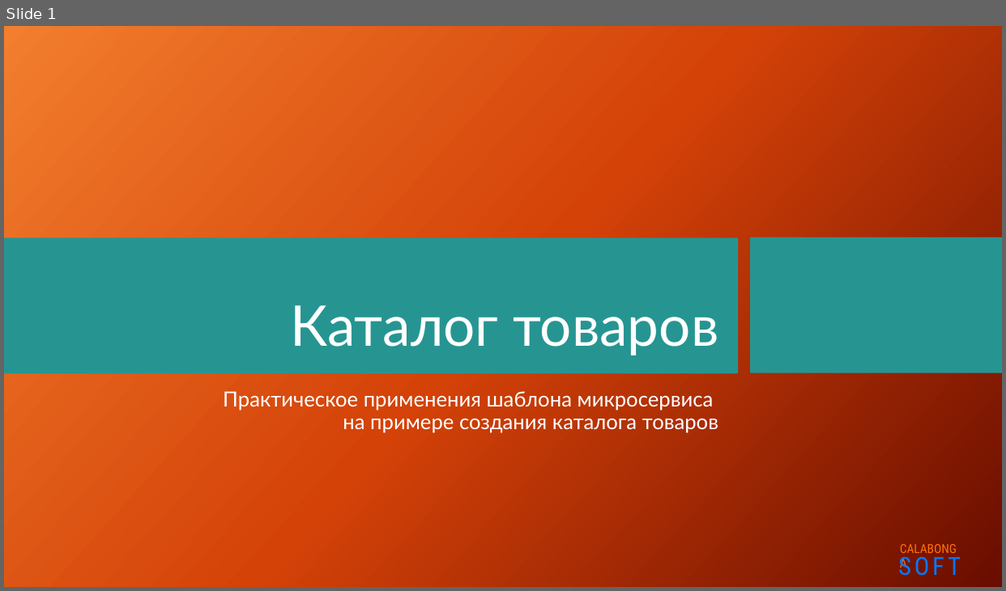
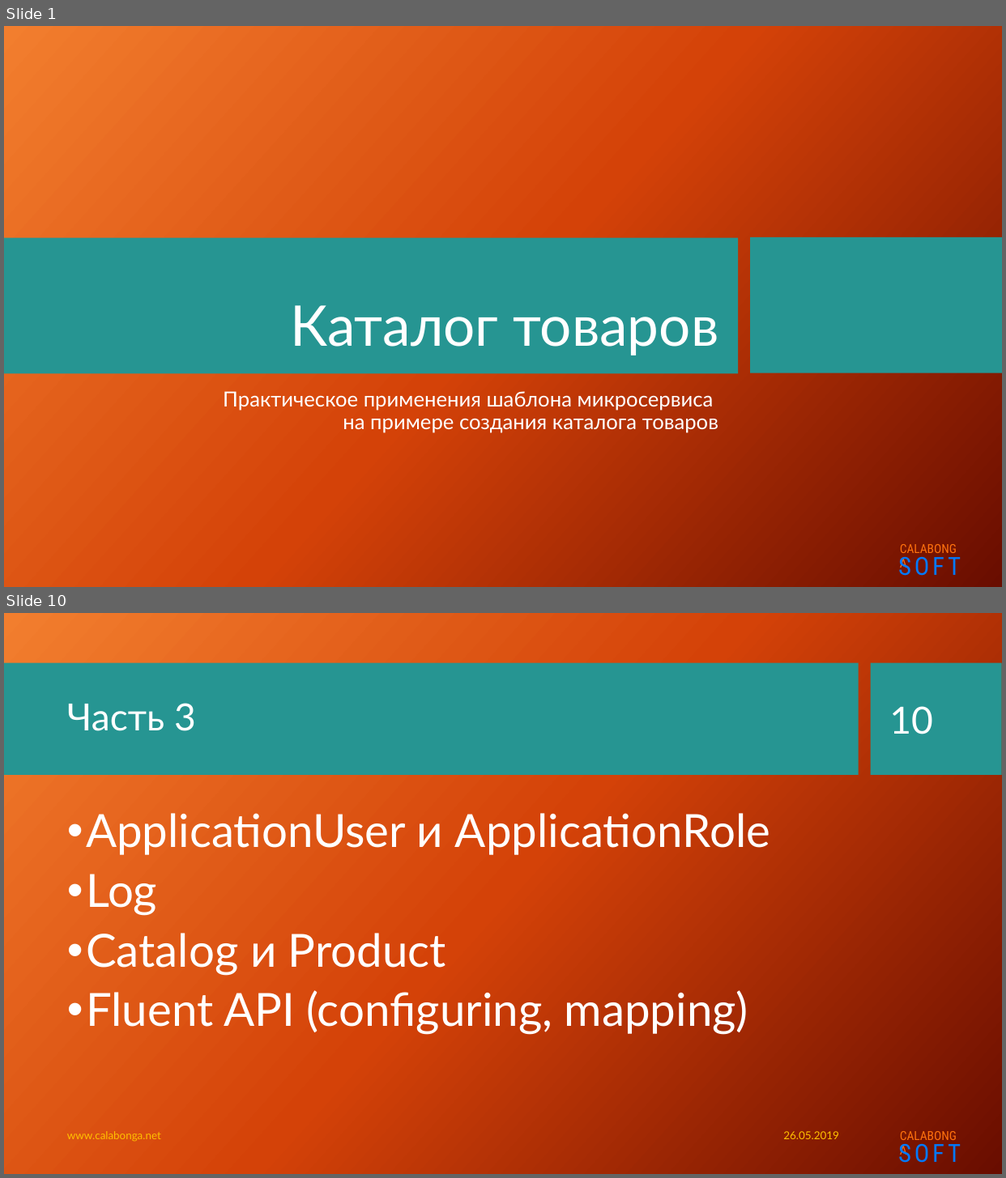
Before and after one commit to Calabonga/Calabonga.Catalog, a slide deck: Presentation/Calabonga.Catalog.pptx. Shown one above the other, each under a label of ours: slide 1 before the commit, slides 1 and 10 after it; the slides between them are not shown. The pictures are 1006x591 and 1006x1178 pixels, drawn with LibreOffice and Linux fonts; fonts in the diff are those of the drawing; background and template pictures are left out. Boxes give left, top, right and bottom in pixels: in the first picture for what was removed or moved away, otherwise in the second. Text is boxed around its words. In the diff, an @@ line names an element or a change of style, - is before the commit and + after.

```diff
--- a/Presentation/Calabonga.Catalog.pptx
+++ b/Presentation/Calabonga.Catalog.pptx
@@ slide 10 added at (x1=4, y1=613, x2=1002, y2=1174), background picture (left out); not listed: 2 template elements that a slide beside it also shows @@
@@ rectangle added at (x1=4, y1=663, x2=859, y2=776), fill #269592 @@
@@ rectangle added at (x1=871, y1=663, x2=1002, y2=776), fill #269592 @@
@@ title added at (x1=67, y1=703, x2=196, y2=731), 36 pt, text #FFFFFF @@
+Часть 3
@@ page number added at (x1=889, y1=706, x2=933, y2=735), 36 pt, text #FFFFFF @@
+10
@@ text added at (x1=86, y1=813, x2=770, y2=1035), 44 pt, text #FFFFFF @@
+• ApplicationUser и ApplicationRole
+• Log
+• Catalog и Product
+• Fluent API (configuring, mapping)
@@ text added at (x1=67, y1=1131, x2=161, y2=1142), 10.5 pt, text #FFC000 @@
+www.calabonga.net
@@ text added at (x1=783, y1=1131, x2=838, y2=1139), 10.5 pt, text #FFC000 @@
+26.05.2019
```
Also in this commit, not shown: 8 slides changed, 2 other slides added, 12 other files.
